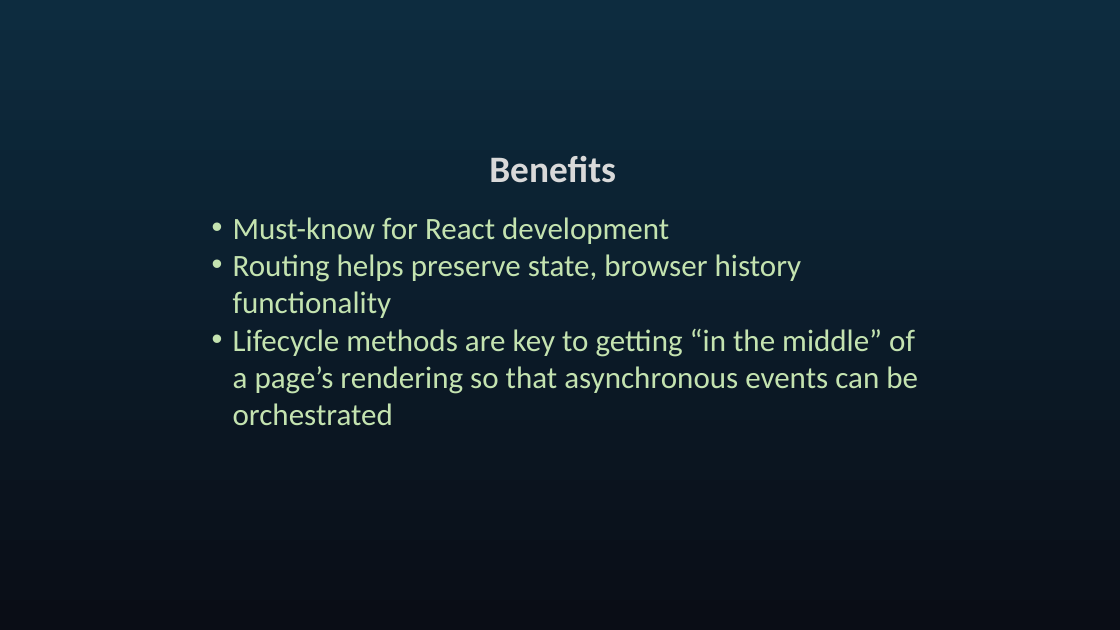
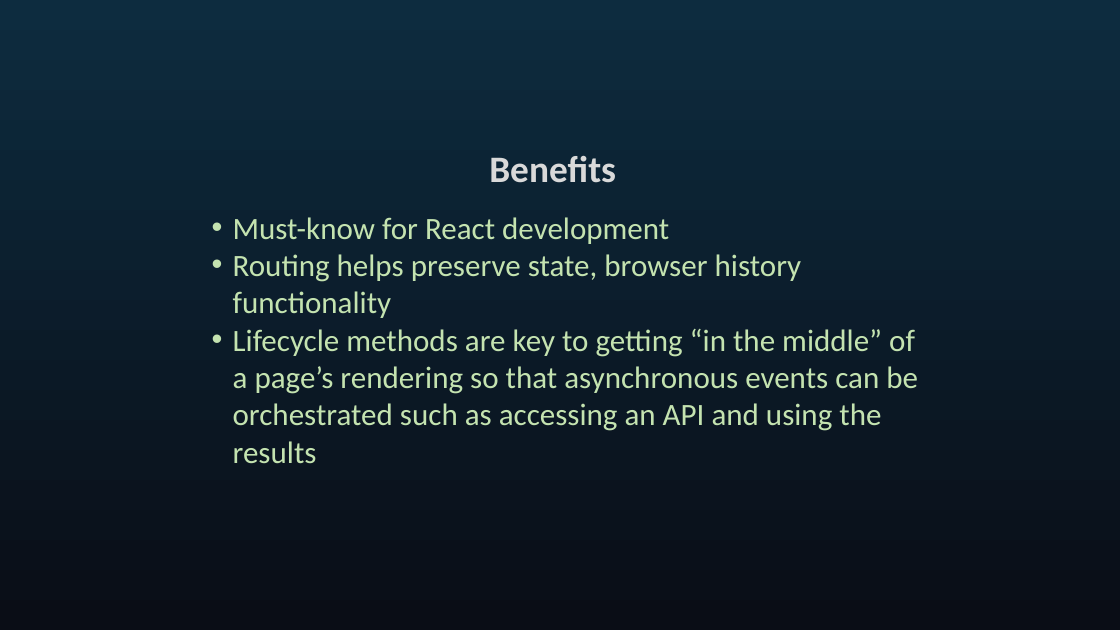
Before and after one commit to seblechernet/PowerPoint-Decks, a slide deck: slide 4 of 04 React Routing, Component Lifecycle Methods.pptx (slide 3 before the commit). Drawn at 1120x630 pixels with LibreOffice and Linux fonts; fonts in the diff are those of the drawing. Boxes give left, top, right and bottom in pixels: in the first picture for what was removed or moved away, otherwise in the second. Text is boxed around its words. In the diff, an @@ line names an element or a change of style, - is before the commit and + after.

```diff
--- a/04 React Routing, Component Lifecycle Methods.pptx
+++ b/04 React Routing, Component Lifecycle Methods.pptx
@@ text at (233,329,918,464): text changed @@
-• Lifecycle methods are key to getting “in the middle” of a page’s rendering so that asynchronous events can be orchestrated
+• Lifecycle methods are key to getting “in the middle” of a page’s rendering so that asynchronous events can be orchestrated such as accessing an API and using the results
```
Also in this commit, not shown: 4 other slides changed, 1 slide added.
